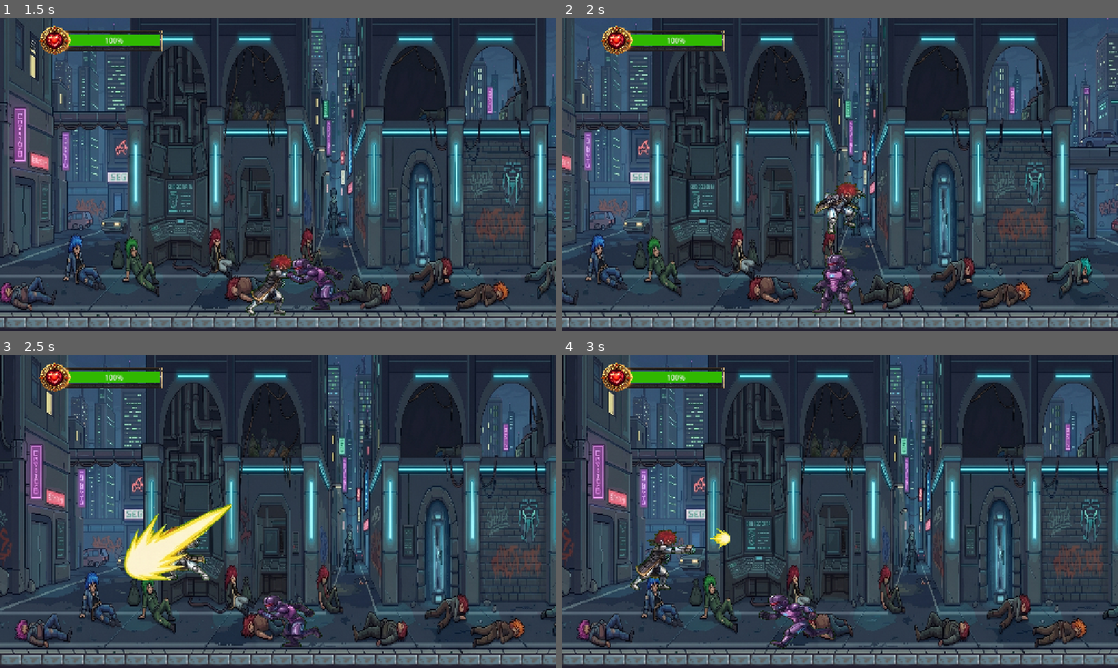
Above: before the commit, frames 1-4 (two rows, left to right).
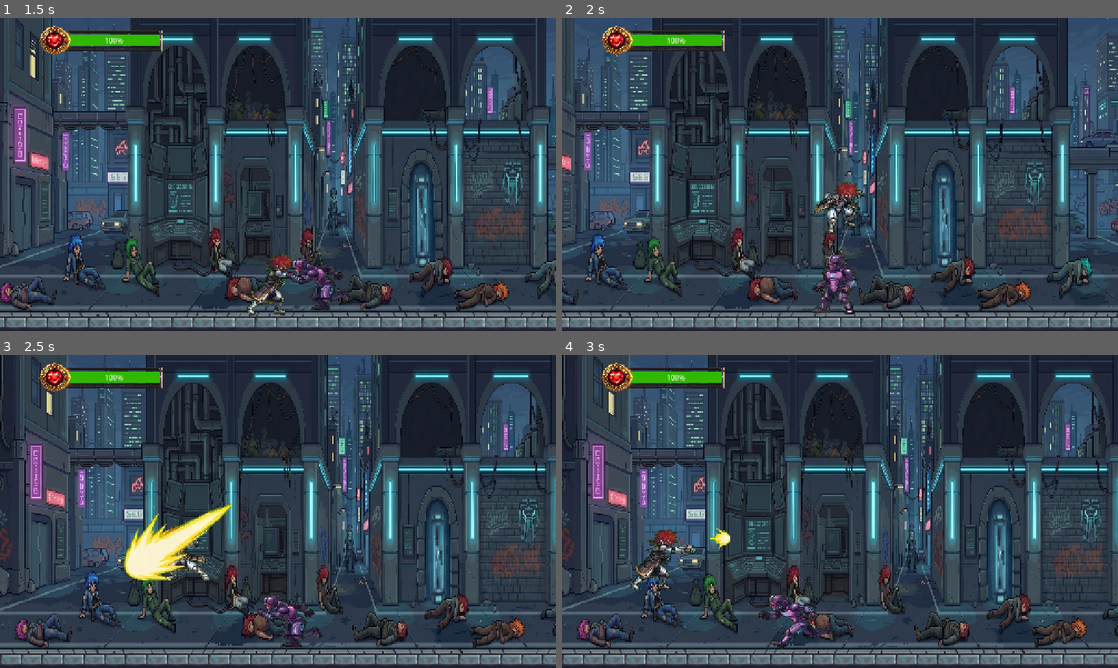
Above: after the commit, the same moments.

Repository: Rdry77/Proyecto_videojuegos_2026_individual
Game: Godot game, scene res://scenes/main.tscn
Same seed, same stepped clock (60 frames per second), same inputs: the game is played once before the commit and once after it. The project has no main scene, so this scene is started directly.
Inputs (mouse positions are in pixels of both pictures, inside the frame that each line leads up to):
- Up to frame 1 (1.5 s): tap Enter (attack) at 0.5, 0.6 s; move the mouse to (400, 158) at 0.52 s; hold D (right) from 0.53 s (still down); tap Space (jump) at 0.77 s; move the mouse to (166, 190) at 1.27 s; click (166, 190) at 1.35 s
- Up to frame 2 (2 s): keep holding D (right); tap Space (jump) at 1.52 s
- Up to frame 3 (2.5 s): move the mouse to (333, 442) at 2.02 s; release D (right) at 2.03 s; hold A (left) from 2.03 s (still down); tap Enter (attack) at 2.1 s
- Up to frame 4 (3 s): move the mouse to (812, 574) at 2.77 s; release A (left) at 2.78 s; hold D (right) from 2.78 s (still down); click (812, 574) at 2.85 s

Frame 1 is identical in both runs. In frame 2, less than 0.1% of the frame differs, in the area x 8-99%, y 95-99%; in frame 3, less than 0.1%; in frame 4, less than 0.1%.

Commit message:
Agregamos una funcion _ready para gestionar las cantidades de la barra de salud y la visibilidad

Diff:
--- a/scripts/player.gd
+++ b/scripts/player.gd
@@ -34,6 +34,18 @@
 
 # --- VARIABLES DE ESTADO ---
 var is_attacking = false
+
+func _ready():
+	# Inicializar barra
+	if health_bar:
+		health_bar.max_value = salud_max
+		health_bar.value = salud_actual
+	if game_over_label:
+		game_over_label.visible = false
+	# Nos aseguramos de que el área esté apagada al empezar
+	ataque_area_collision.disabled = true
+
+	if panel_dialogo: panel_dialogo.visible = false
 
 func _physics_process(delta: float) -> void:
 	# --- GRAVEDAD ---
